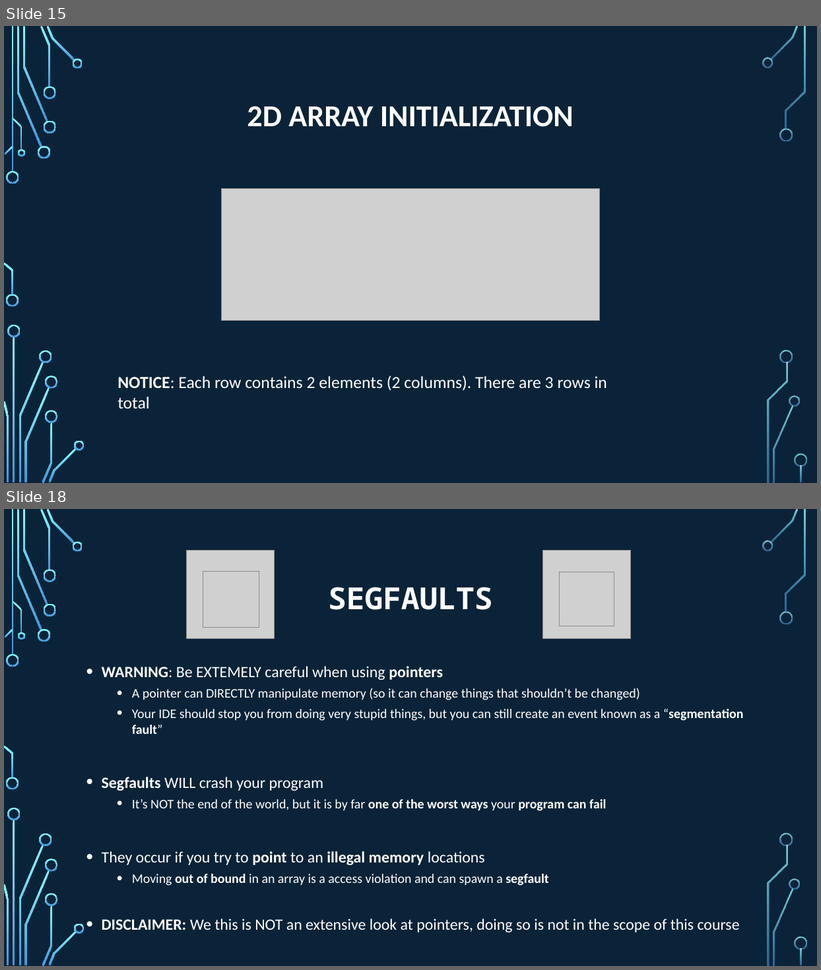
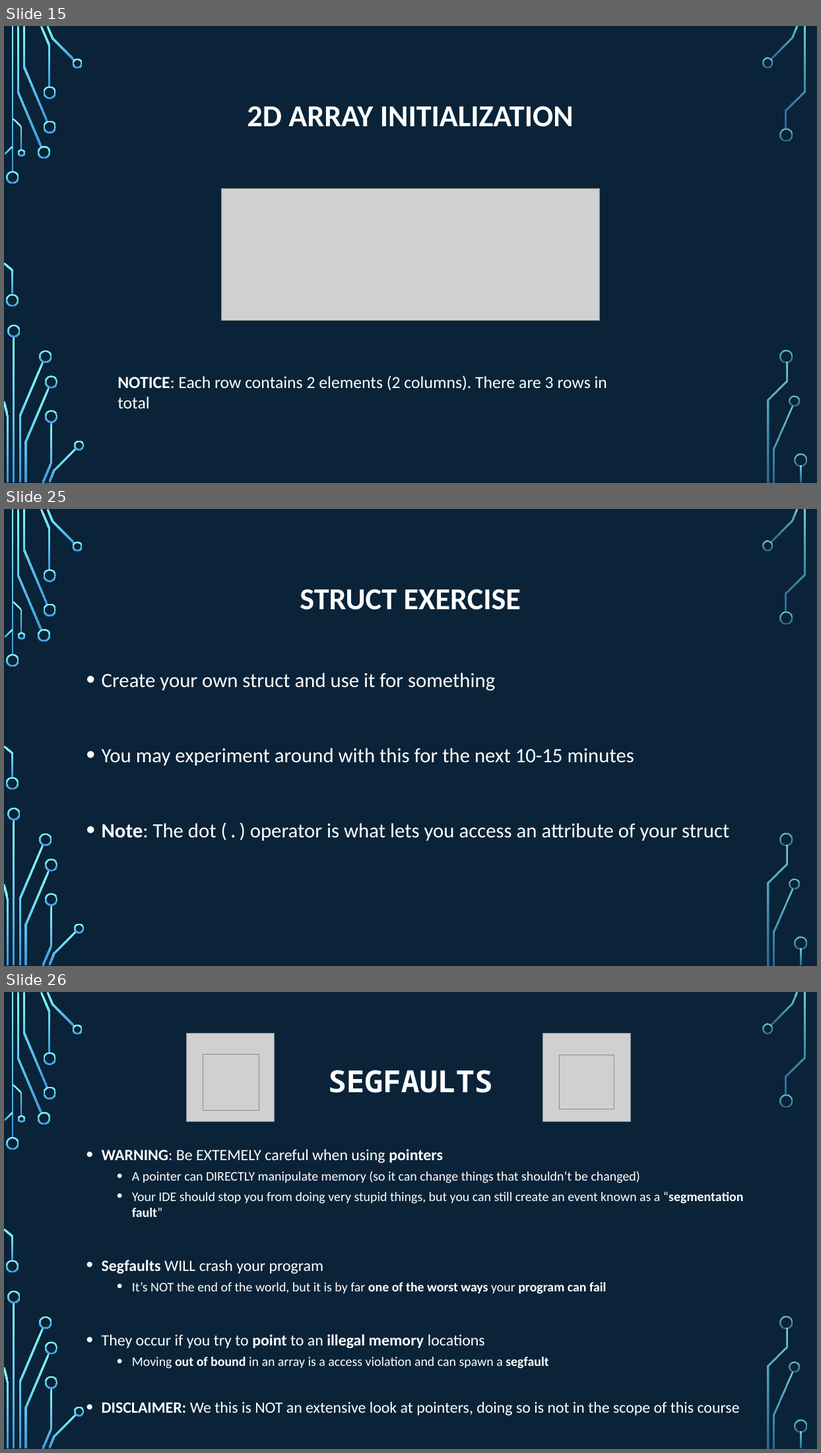
Before and after one commit to psypdt/ZIS_C-_Summer_Course_2019, a slide deck: Day_5/Day_5.pptx. Shown one above the other, each under a label of ours: slides 15 and 18 before the commit, slides 15, 25 and 26 after it; the slides between them are not shown. The pictures are 821x970 and 821x1453 pixels, drawn with LibreOffice and Linux fonts; fonts in the diff are those of the drawing; grey boxes stand for pictures; background and template pictures are left out. Boxes give left, top, right and bottom in pixels: in the first picture for what was removed or moved away, otherwise in the second. Text is boxed around its words. In the diff, an @@ line names an element or a change of style, - is before the commit and + after.

```diff
--- a/Day_5/Day_5.pptx
+++ b/Day_5/Day_5.pptx
@@ slide 25 added at bbox=[4, 509, 817, 966], background picture (left out); not listed: 36 template elements that a slide beside it also shows @@
@@ title added at bbox=[300, 589, 521, 610], 36 pt, text #FFFFFF, bold @@
+STRUCT EXERCISE
@@ text added at bbox=[102, 673, 729, 841], 24 pt, text #FFFFFF @@
+• Create your own struct and use it for something
+• You may experiment around with this for the next 10-15 minutes
+• Note: The dot (.) operator is what lets you access an attribute of your struct
@@ what was slide 18 is now slide 26 @@
```
Also in this commit, not shown: 1 slide changed, 8 other slides added, 1 slide removed, 1 other file.
